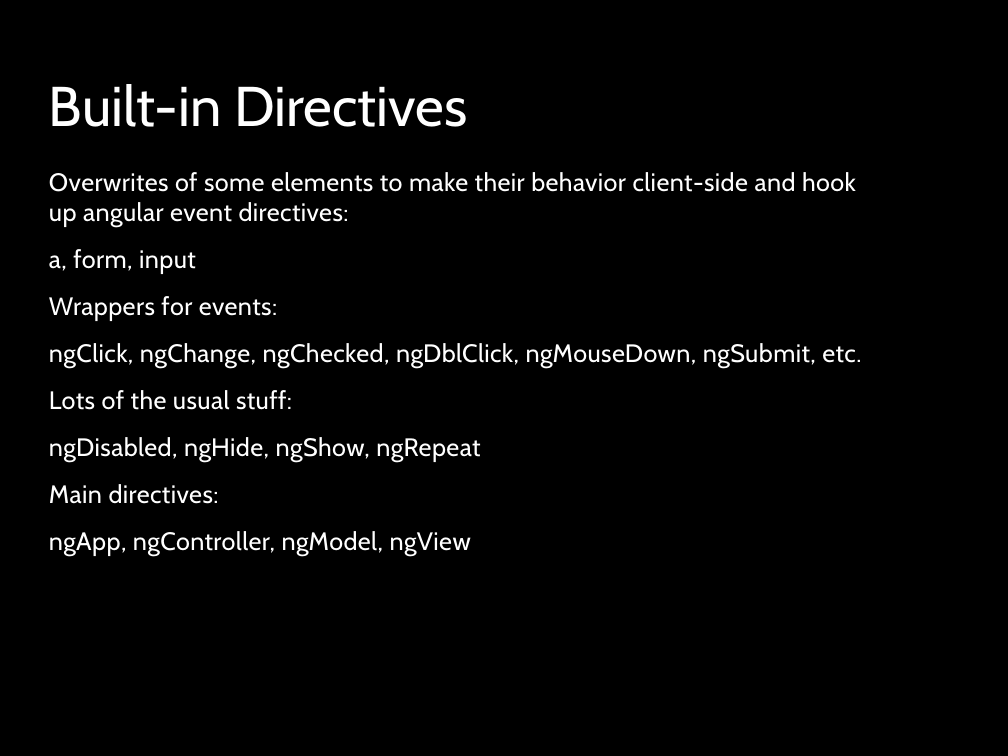
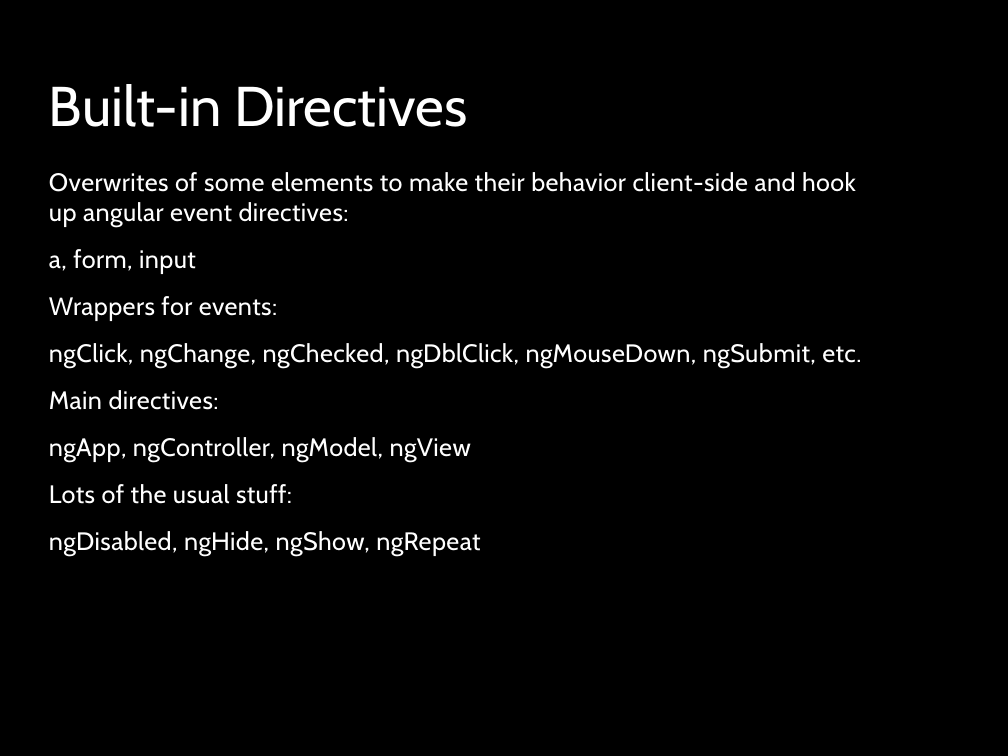
Before and after one commit to kevinkemp/Presentations, a slide deck: slide 12 of angularjs/AngularJS.pptx (slide 11 before the commit). Drawn at 1008x756 pixels with LibreOffice and Linux fonts; fonts in the diff are those of the drawing; background and template pictures are left out. Boxes give left, top, right and bottom in pixels: in the first picture for what was removed or moved away, otherwise in the second. Text is boxed around its words. In the diff, an @@ line names an element or a change of style, - is before the commit and + after.

```diff
--- a/angularjs/AngularJS.pptx
+++ b/angularjs/AngularJS.pptx
@@ text at <box>49,390,471,463</box>: paragraphs added @@
+Main directives:
+ngApp, ngController, ngModel, ngView
@@ text at <box>49,484,471,557</box>: paragraphs removed @@
-Main directives:
-ngApp, ngController, ngModel, ngView
```
Also in this commit, not shown: 6 other slides changed.
